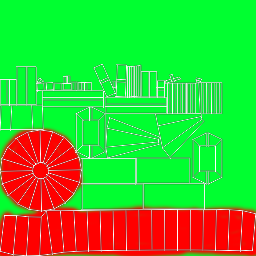
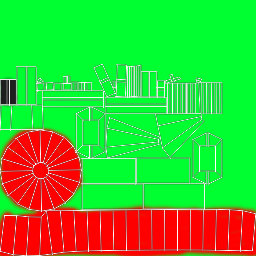
Comparing the layer stacks of the two 256 x 256 images. Changes:
painted on "Layer 2" over left=0, top=75, right=19, bottom=108
